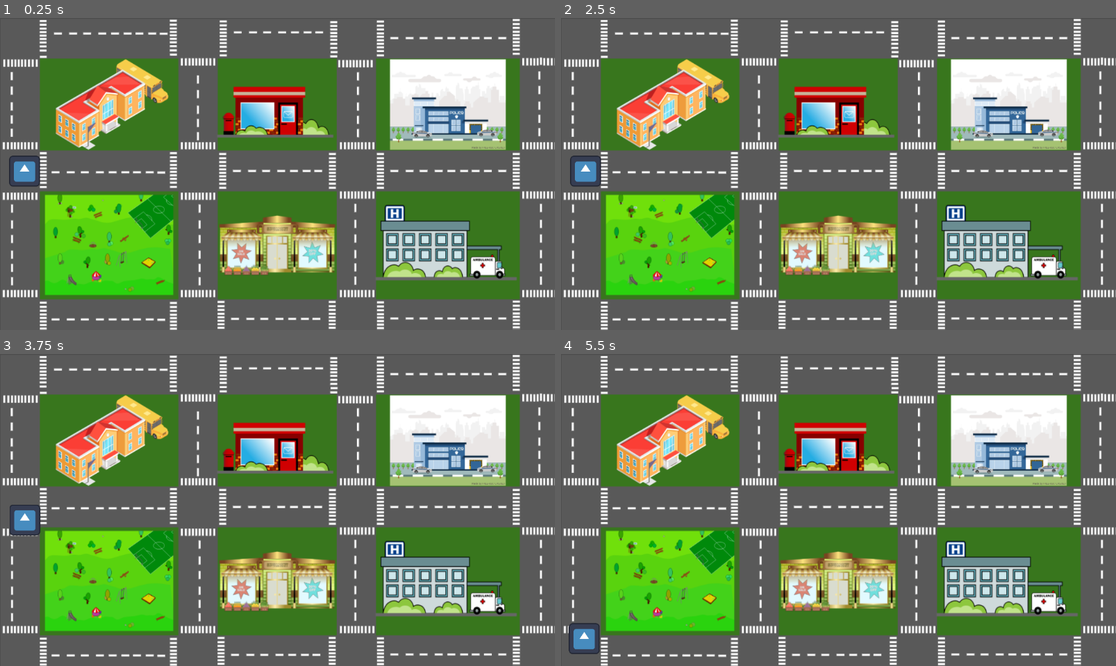
Above: before the commit, frames 1-4 (two rows, left to right).
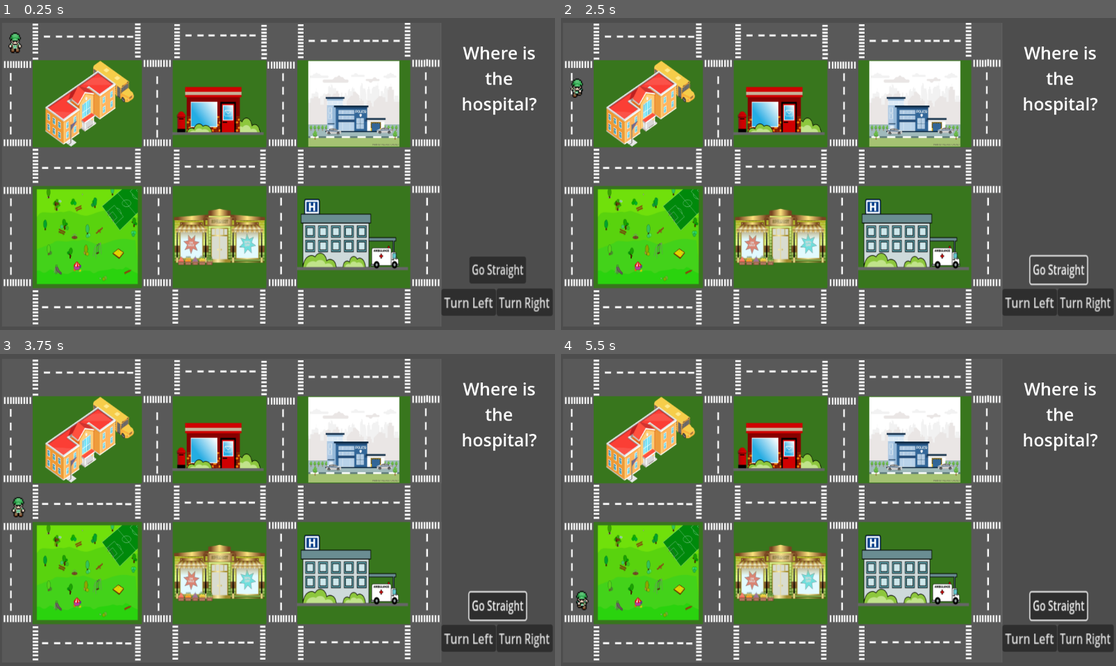
Above: after the commit, the same moments.

Repository: FisheyMug/DirectionsApp
Game: Godot game, scene res://Scenes/Level/level.tscn
The game is run twice, just before and just after one commit, with the same random seed, the same clock (stepped at 60 frames per second) and the same inputs. Before the commit the project has no main scene; this scene is started directly in both runs. The engine's default icon, where the game draws it, is replaced by a stand-in: a white triangle on a blue panel in a dark square.
Inputs (mouse positions are in pixels of both pictures, inside the frame that each line leads up to):
- Up to frame 1 (0.25 s): no input
- Up to frame 2 (2.5 s): click (1027, 301) at 0.5 s, where only the run after the commit has a clickable "Turn Left"; click (1088, 301) at 1.25 s, where only the run after the commit has a clickable "Turn Right"; click (1060, 270) at 2 s, where only the run after the commit has a clickable "Go Straight"
- Up to frame 3 (3.75 s): click (499, 606) at 2.75 s, where only the run after the commit has a clickable "Go Straight"; move the mouse to (399, 494) at 3.52 s; hold Right (turn_right) from 3.53 s (still down); tap Up (go_straight) at 3.6 s
- Up to frame 4 (5.5 s): click (960, 494) at 3.8 s; move the mouse to (727, 525) at 4.27 s; release Right (turn_right) at 4.28 s; hold Left (turn_left) 4.28-5.03 s; click (727, 525) at 4.35 s; tap Up (go_straight) at 4.55, 5.1 s; tap Enter at 5 s; move the mouse to (894, 441) at 5.02 s; hold Right (turn_right) from 5.03 s (still down); click (894, 441) at 5.3 s

The runs differ from the first frame. In frame 1, 55% of the frame differs, in the area x 0-100%, y 0-100%; in frame 2, 55%; in frame 3, 55%; in frame 4, 55%.

Commit message:
animations working, buttons added, started implementing goal selection

Diff:
--- /dev/null
+++ b/Scenes/Level/Label.gd
@@ -0,0 +1,11 @@
+extends Label
+
+
+# Called when the node enters the scene tree for the first time.
+func _ready():
+	pass # Replace with function body.
+
+
+# Called every frame. 'delta' is the elapsed time since the previous frame.
+func _process(delta):
+	pass
--- a/Scenes/Level/level.tscn
+++ b/Scenes/Level/level.tscn
@@ -1,11 +1,16 @@
-[gd_scene load_steps=5 format=3 uid="uid://v02upfldb2cj"]
+[gd_scene load_steps=6 format=3 uid="uid://v02upfldb2cj"]
 
 [ext_resource type="PackedScene" uid="uid://bwnmaok0huh34" path="res://Scenes/Player/player.tscn" id="1_od2qp"]
 [ext_resource type="Texture2D" uid="uid://bnl7fr1v4ktc" path="res://Graphics/My town.png" id="1_y16hc"]
 [ext_resource type="PackedScene" uid="uid://bhsnap3g2nlqe" path="res://Scenes/Object/move_marker.tscn" id="2_su74p"]
 [ext_resource type="PackedScene" uid="uid://couad5h3svcls" path="res://Scenes/Object/location.tscn" id="4_xvbuw"]
 
+[sub_resource type="LabelSettings" id="LabelSettings_gklj6"]
+font_size = 36
+
 [node name="Level" type="Node2D"]
+position = Vector2(3, 8)
+scale = Vector2(0.786746, 0.946529)
 
 [node name="Sprite2D" type="Sprite2D" parent="."]
 position = Vector2(581, 335)
@@ -13,7 +18,7 @@
 texture = ExtResource("1_y16hc")
 
 [node name="Player" parent="." instance=ExtResource("1_od2qp")]
-position = Vector2(51, 318)
+position = Vector2(36, 46)
 scale = Vector2(0.5, 0.5)
 
 [node name="MoveMarkers" type="Node2D" parent="."]
@@ -30,7 +35,7 @@
 position = Vector2(414, 319)
 
 [node name="Move_marker3" parent="MoveMarkers/Road" instance=ExtResource("2_su74p")]
-position = Vector2(585, 323)
+position = Vector2(585, 319)
 
 [node name="Move_marker4" parent="MoveMarkers/Road" instance=ExtResource("2_su74p")]
 position = Vector2(746, 317)
@@ -146,3 +151,47 @@
 
 [node name="Park" parent="locations" instance=ExtResource("4_xvbuw")]
 position = Vector2(226, 476)
+
+[node name="Buttons" type="Node2D" parent="."]
+position = Vector2(1292.67, 601.144)
+
+[node name="Go_Straight" type="Button" parent="Buttons"]
+offset_left = -58.4686
+offset_top = -85.5758
+offset_right = 36.5314
+offset_bottom = -54.5758
+scale = Vector2(1.57164, 1.8993)
+action_mode = 0
+text = "Go Straight"
+
+[node name="Turn_Left" type="Button" parent="Buttons"]
+offset_left = -132.19
+offset_top = -14.7909
+offset_right = -53.19
+offset_bottom = 16.2091
+scale = Vector2(1.82502, 1.89317)
+text = "Turn Left"
+
+[node name="Turn_Right" type="Button" parent="Buttons"]
+offset_left = 13.9817
+offset_top = -15.8474
+offset_right = 102.982
+offset_bottom = 15.1526
+scale = Vector2(1.66126, 1.94301)
+text = "Turn Right"
+
+[node name="CanvasLayer" type="CanvasLayer" parent="."]
+
+[node name="Label" type="Label" parent="CanvasLayer"]
+offset_left = 927.0
+offset_top = 47.0
+offset_right = 1146.0
+offset_bottom = 237.0
+text = "Where is the hospital?"
+label_settings = SubResource("LabelSettings_gklj6")
+horizontal_alignment = 1
+autowrap_mode = 3
+
+[connection signal="pressed" from="Buttons/Go_Straight" to="Player" method="_on_go_straight_pressed"]
+[connection signal="pressed" from="Buttons/Turn_Left" to="Player" method="_on_turn_left_pressed"]
+[connection signal="pressed" from="Buttons/Turn_Right" to="Player" method="_on_turn_right_pressed"]
--- a/Scenes/Object/location.gd
+++ b/Scenes/Object/location.gd
@@ -1,5 +1,21 @@
 extends Area2D
 
+@export var goal: String
+var mouse_hover: bool = false
 
-func _on_body_entered(body):
-	print("Player has entered the area")
+func _on_body_entered(_body):
+	print("You have entered the " + self.name)
+
+
+func _on_mouse_entered():
+	mouse_hover = true
+	print(mouse_hover)
+
+func _input(event):
+	if event.is_action_released("click") and mouse_hover:
+		goal = self.name
+		print(goal)
+
+func _on_mouse_exited():
+	mouse_hover = false
+	print(mouse_hover)
--- a/Scenes/Object/location.tscn
+++ b/Scenes/Object/location.tscn
@@ -13,3 +13,5 @@
 shape = SubResource("RectangleShape2D_kiotk")
 
 [connection signal="body_entered" from="." to="." method="_on_body_entered"]
+[connection signal="mouse_entered" from="." to="." method="_on_mouse_entered"]
+[connection signal="mouse_exited" from="." to="." method="_on_mouse_exited"]
--- a/Scenes/Player/player.gd
+++ b/Scenes/Player/player.gd
@@ -1,34 +1,91 @@
 extends CharacterBody2D
 
-@export var speed = 400
+@export var speed = 200
 var target = destination
 var moveable: bool = false
 var destination: Vector2
+var faceing: int = 0
+var animationToPlay = "WalkDown"
+var player_moving : bool = false
 
+func rotation(input):
+	if input == "right":
+		faceing +=1
+	if input == "left":
+		faceing -=1
+	if faceing > 3:
+		faceing = 0
+	if faceing < 0:
+		faceing = 3
+	#facing Down
+	if faceing == 0:
+		$Sprite2D.frame = 0
+		animationToPlay = "WalkDown"
+	#facing Left
+	if faceing == 1:
+		$Sprite2D.frame = 6
+		animationToPlay = "Walk_Left"
+	#facing up
+	if faceing == 2:
+		$Sprite2D.frame = 3
+		animationToPlay = "Walk_Up"
+	#facing right
+	if faceing == 3:
+		$Sprite2D.frame = 9
+		animationToPlay = "Walk_right"
 
 func _input(event):
 	if event.is_action_released("turn_right"):
-		rotate(1.57)
+		$view.rotate(1.57)
+		rotation("right")
 		moveable = false
 	if event.is_action_released("turn_left"):
-		rotate(-1.57)
+		$view.rotate(-1.57)
+		rotation("left")
 		moveable = false
 	if event.is_action_released("go_straight"):
 		if moveable:
 			target = destination
 			moveable = false
 			velocity = position.direction_to(target) * speed
+			$AnimationPlayer.play(animationToPlay)
+			player_moving = true
 
 
 func _on_view_area_entered(area):
 	destination = area.position
 	moveable = true
 
-#func _on_view_area_exited(_area):
-	#moveable = false
+func _on_view_area_exited(_area):
+	player_moving = false
 
 
 func _physics_process(_delta):
-
 	if position.distance_to(target) > 10:
 		move_and_slide()
+
+func _on_body_collision_area_entered(_area):
+	$AnimationPlayer.stop()
+
+
+
+#region Buttons
+
+func _on_go_straight_pressed():
+	var goStraight = InputEventAction.new()
+	goStraight.action = "go_straight"
+	Input.parse_input_event(goStraight)
+
+
+func _on_turn_left_pressed():
+	var turn_left = InputEventAction.new()
+	turn_left.action = "turn_left"
+	Input.parse_input_event(turn_left)
+
+
+
+func _on_turn_right_pressed():
+	var turn_right = InputEventAction.new()
+	turn_right.action = "turn_right"
+	Input.parse_input_event(turn_right)
+#endregion
--- a/Scenes/Player/player.tscn
+++ b/Scenes/Player/player.tscn
@@ -1,23 +1,117 @@
-[gd_scene load_steps=5 format=3 uid="uid://bwnmaok0huh34"]
+[gd_scene load_steps=12 format=3 uid="uid://bwnmaok0huh34"]
 
 [ext_resource type="Script" path="res://Scenes/Player/player.gd" id="1_ki7sc"]
-[ext_resource type="Texture2D" uid="uid://otgxt7qa65sc" path="res://icon.svg" id="1_q83im"]
+[ext_resource type="Texture2D" uid="uid://ccte74clt88ff" path="res://Graphics/CharachterSprite.png" id="2_dbbyu"]
+
+[sub_resource type="RectangleShape2D" id="RectangleShape2D_npiri"]
+size = Vector2(119, 373.5)
+
+[sub_resource type="Animation" id="Animation_ui2ar"]
+length = 0.001
+tracks/0/type = "value"
+tracks/0/imported = false
+tracks/0/enabled = true
+tracks/0/path = NodePath("Sprite2D:frame")
+tracks/0/interp = 1
+tracks/0/loop_wrap = true
+tracks/0/keys = {
+"times": PackedFloat32Array(0),
+"transitions": PackedFloat32Array(1),
+"update": 1,
+"values": [0]
+}
+
+[sub_resource type="Animation" id="Animation_1mdfv"]
+resource_name = "WalkDown"
+length = 0.5
+loop_mode = 1
+tracks/0/type = "value"
+tracks/0/imported = false
+tracks/0/enabled = true
+tracks/0/path = NodePath("Sprite2D:frame")
+tracks/0/interp = 1
+tracks/0/loop_wrap = true
+tracks/0/keys = {
+"times": PackedFloat32Array(0, 0.1, 0.2, 0.3, 0.4),
+"transitions": PackedFloat32Array(1, 1, 1, 1, 1),
+"update": 1,
+"values": [0, 1, 2, 1, 2]
+}
+
+[sub_resource type="Animation" id="Animation_e6jh2"]
+resource_name = "Walk_Right"
+length = 0.5
+loop_mode = 1
+tracks/0/type = "value"
+tracks/0/imported = false
+tracks/0/enabled = true
+tracks/0/path = NodePath("Sprite2D:frame")
+tracks/0/interp = 1
+tracks/0/loop_wrap = true
+tracks/0/keys = {
+"times": PackedFloat32Array(0, 0.1, 0.2, 0.3, 0.4),
+"transitions": PackedFloat32Array(1, 1, 1, 1, 1),
+"update": 1,
+"values": [6, 7, 6, 8, 6]
+}
+
+[sub_resource type="Animation" id="Animation_6vwau"]
+resource_name = "Walk_Up"
+length = 0.5
+loop_mode = 1
+tracks/0/type = "value"
+tracks/0/imported = false
+tracks/0/enabled = true
+tracks/0/path = NodePath("Sprite2D:frame")
+tracks/0/interp = 1
+tracks/0/loop_wrap = true
+tracks/0/keys = {
+"times": PackedFloat32Array(0, 0.1, 0.2, 0.3, 0.4),
+"transitions": PackedFloat32Array(1, 1, 1, 1, 1),
+"update": 1,
+"values": [3, 4, 5, 4, 5]
+}
+
+[sub_resource type="Animation" id="Animation_6asmn"]
+resource_name = "WalkLeft"
+length = 0.5
+loop_mode = 1
+tracks/0/type = "value"
+tracks/0/imported = false
+tracks/0/enabled = true
+tracks/0/path = NodePath("Sprite2D:frame")
+tracks/0/interp = 1
+tracks/0/loop_wrap = true
+tracks/0/keys = {
+"times": PackedFloat32Array(0, 0.1, 0.2, 0.3, 0.4),
+"transitions": PackedFloat32Array(1, 1, 1, 1, 1),
+"update": 1,
+"values": [9, 10, 9, 11, 9]
+}
+
+[sub_resource type="AnimationLibrary" id="AnimationLibrary_6jg8e"]
+_data = {
+"RESET": SubResource("Animation_ui2ar"),
+"WalkDown": SubResource("Animation_1mdfv"),
+"Walk_Left": SubResource("Animation_e6jh2"),
+"Walk_Up": SubResource("Animation_6vwau"),
+"Walk_right": SubResource("Animation_6asmn")
+}
 
 [sub_resource type="RectangleShape2D" id="RectangleShape2D_7tqev"]
 size = Vector2(112, 123)
 
-[sub_resource type="RectangleShape2D" id="RectangleShape2D_npiri"]
-size = Vector2(119, 373.5)
+[sub_resource type="RectangleShape2D" id="RectangleShape2D_ikurr"]
+size = Vector2(44, 43)
 
 [node name="Player" type="CharacterBody2D"]
 script = ExtResource("1_ki7sc")
 
-[node name="CollisionShape2D" type="CollisionShape2D" parent="."]
-position = Vector2(0, 0.5)
-shape = SubResource("RectangleShape2D_7tqev")
-
 [node name="Sprite2D" type="Sprite2D" parent="."]
-texture = ExtResource("1_q83im")
+scale = Vector2(5, 5)
+texture = ExtResource("2_dbbyu")
+hframes = 3
+vframes = 4
 
 [node name="view" type="Area2D" parent="."]
 position = Vector2(3, -1)
@@ -26,5 +120,21 @@
 position = Vector2(-2.5, 245.25)
 shape = SubResource("RectangleShape2D_npiri")
 
+[node name="AnimationPlayer" type="AnimationPlayer" parent="."]
+libraries = {
+"": SubResource("AnimationLibrary_6jg8e")
+}
+
+[node name="CollisionShape2D" type="CollisionShape2D" parent="."]
+position = Vector2(0, 0.5)
+shape = SubResource("RectangleShape2D_7tqev")
+
+[node name="BodyCollision" type="Area2D" parent="."]
+
+[node name="CollisionShape2D" type="CollisionShape2D" parent="BodyCollision"]
+position = Vector2(0, 1)
+shape = SubResource("RectangleShape2D_ikurr")
+
 [connection signal="area_entered" from="view" to="." method="_on_view_area_entered"]
 [connection signal="area_exited" from="view" to="." method="_on_view_area_exited"]
+[connection signal="area_entered" from="BodyCollision" to="." method="_on_body_collision_area_entered"]
--- a/project.godot
+++ b/project.godot
@@ -11,6 +11,7 @@
 [application]
 
 config/name="Directions"
+run/main_scene="res://Scenes/Level/level.tscn"
 config/features=PackedStringArray("4.2", "GL Compatibility")
 config/icon="res://icon.svg"
 
@@ -31,6 +32,11 @@
 "events": [Object(InputEventKey,"resource_local_to_scene":false,"resource_name":"","device":-1,"window_id":0,"alt_press …(182 unchanged characters)…
 ]
 }
+click={
+"deadzone": 0.5,
+"events": [Object(InputEventMouseButton,"resource_local_to_scene":false,"resource_name":"","device":-1,"window_id":0,"alt_pressed":false,"shift_pressed":false,"ctrl_pressed":false,"meta_pressed":false,"button_mask":1,"position":Vector2(78, 12),"global_position":Vector2(81, 44),"factor":1.0,"button_index":1,"canceled":false,"pressed":true,"double_click":false,"script":null)
+]
+}
 
 [rendering]
 
Binary file added: Graphics/CharachterSprite.png
Not shown, added: Graphics/CharachterSprite.png.import
Empty file added: Scenes/Level/level.gd
